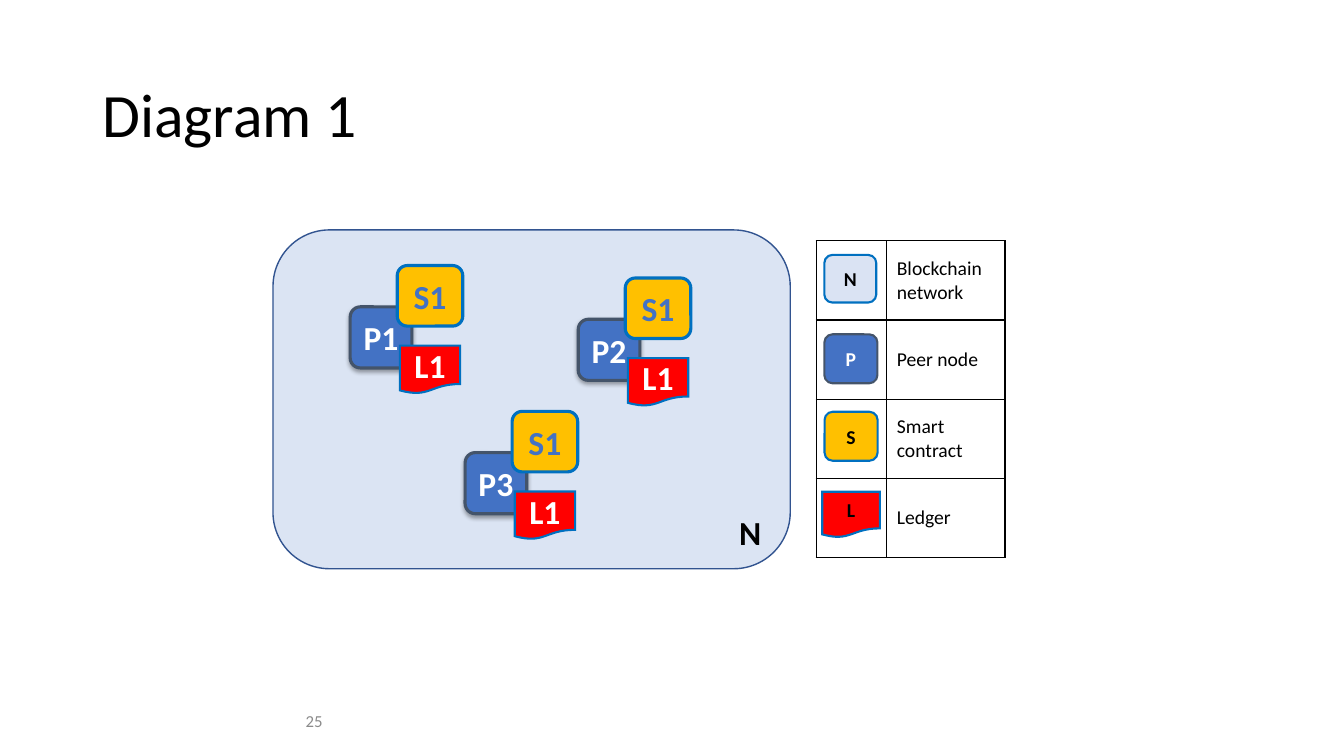
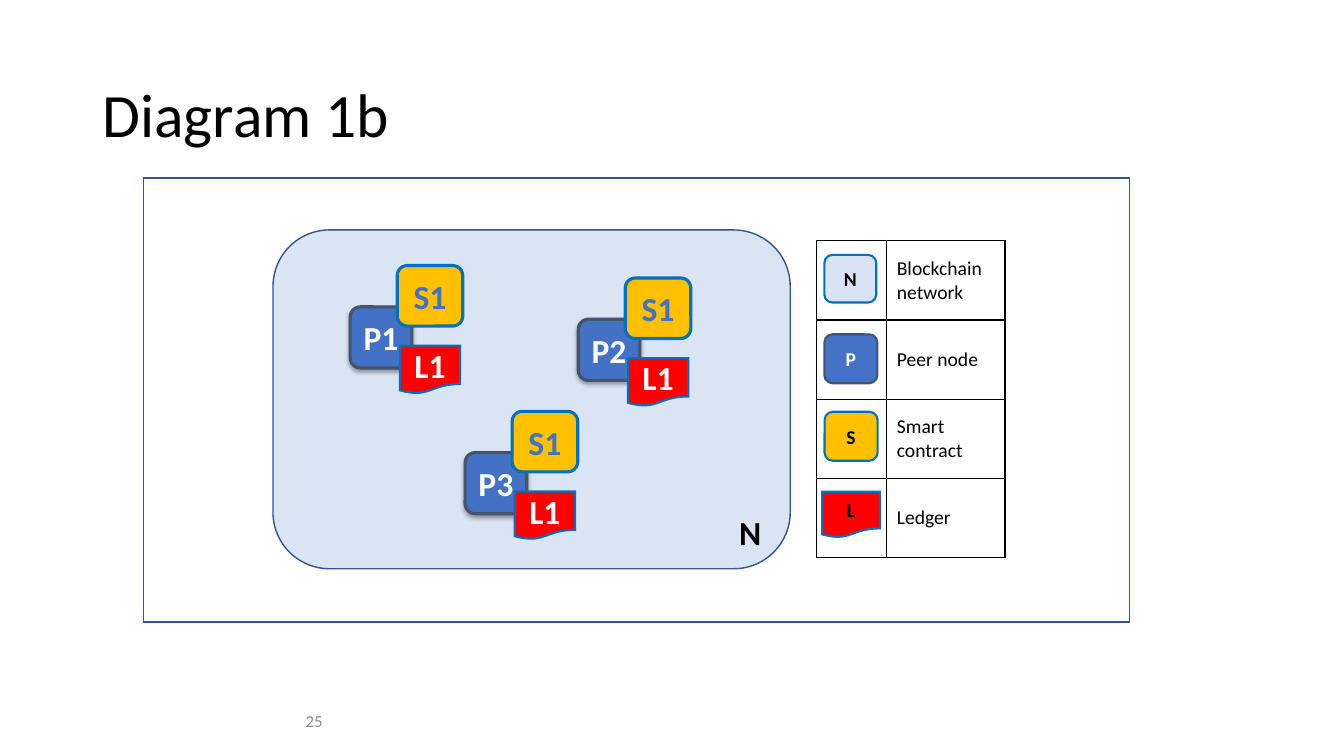
Before and after one commit to FabricTOC/FabricTOC, a slide deck: slide 25 of docs/OtherSourceMaterial/Diagrams.pptx. Drawn at 1344x756 pixels with LibreOffice and Linux fonts; fonts in the diff are those of the drawing. Boxes give left, top, right and bottom in pixels: in the first picture for what was removed or moved away, otherwise in the second. Text is boxed around its words. In the diff, an @@ line names an element or a change of style, - is before the commit and + after.

```diff
--- a/docs/OtherSourceMaterial/Diagrams.pptx
+++ b/docs/OtherSourceMaterial/Diagrams.pptx
@@ title at [102,94,390,148]: text changed @@
-Diagram 1
+Diagram 1b
@@ rectangle added at [144,178,1130,622], outline #325491 1 pt @@
```
Also in this commit, not shown: 9 other slides changed, 10 other files.
